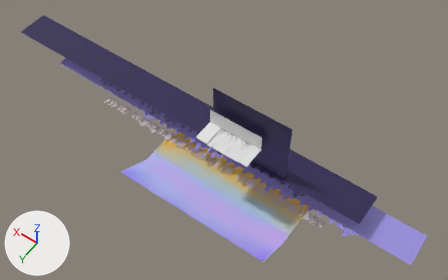
The Blender file art/assets.blend: old version first, new version second.
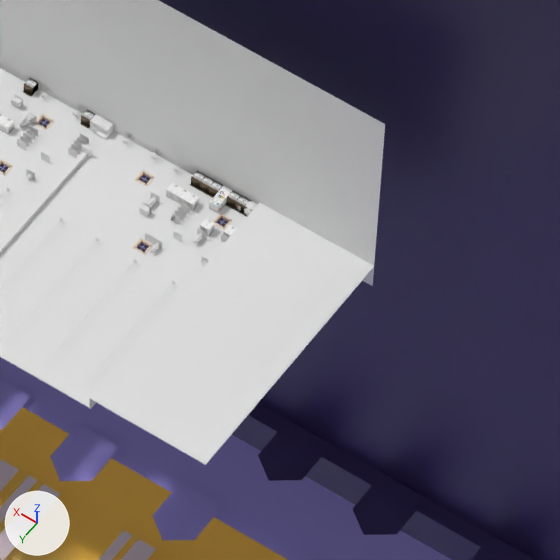
There are two pictures of each version: one whole from a 50 mm lens placed at (-438.0, 715.0, 1087.0), pointed at (83.0, -15.0, -59.0), one close up on the part from 51% to 62% of the width and 45% to 62% of the height. The lights are fixed; the arrows at lower left show +X, +Y and +Z.

Objects in the first close-up: 'Level 1'.
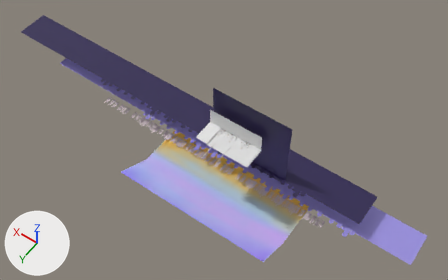
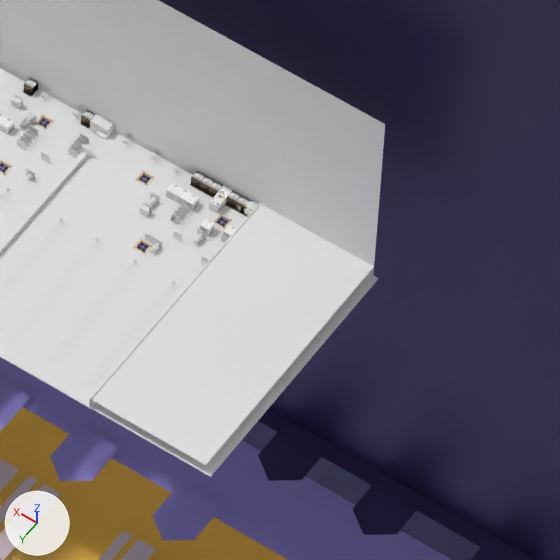
Boxes (x1, y1, x2, y2) around the edits, measured in the close-ups (560 x 560 px):
'Level 1', reshaped: (0, 0, 560, 560) in both
part 1 of me_plane, built on: before (90, 202, 374, 464); after (90, 202, 379, 477)

What changed in the scene script:
```text
Change me_plane:
    used by ob_level1wall; location = (0.0, 0.0, -1.103)
    remove me_plane.from_pydata(...)  # 108 vertices, 77 faces; spans x -26.7..111.1, y -1.0..54.7, z 0.0..2.9
    add me_plane.from_pydata(...)  # 120 vertices, 87 faces; spans x -27.9..111.1, y -1.0..54.7, z 0.0..2.9
    me_plane part 1
    6 vertices are removed from x -26.7, y -1.0..54.7, z 2.9
    5 faces are deleted
    6 vertices are added at (-1.3, -1.0, 2.9), (-1.3, 54.7, 2.9), (-1.3, 6.0, 2.9), (-1.3, 3.7, 2.9), (-1.3, 17.3, 2.9), (-1.3, 19.5, 2.9)
    6 new vertices lie (0.0, 0.0, -2.9) away from vertices in x -1.3, y -1.0..54.7, z 2.9
    6 new vertices lie (-26.6, 0.0, 0.0) away from vertices in x -1.3, y -1.0..54.7, z 0.0
    15 new faces join them
```
